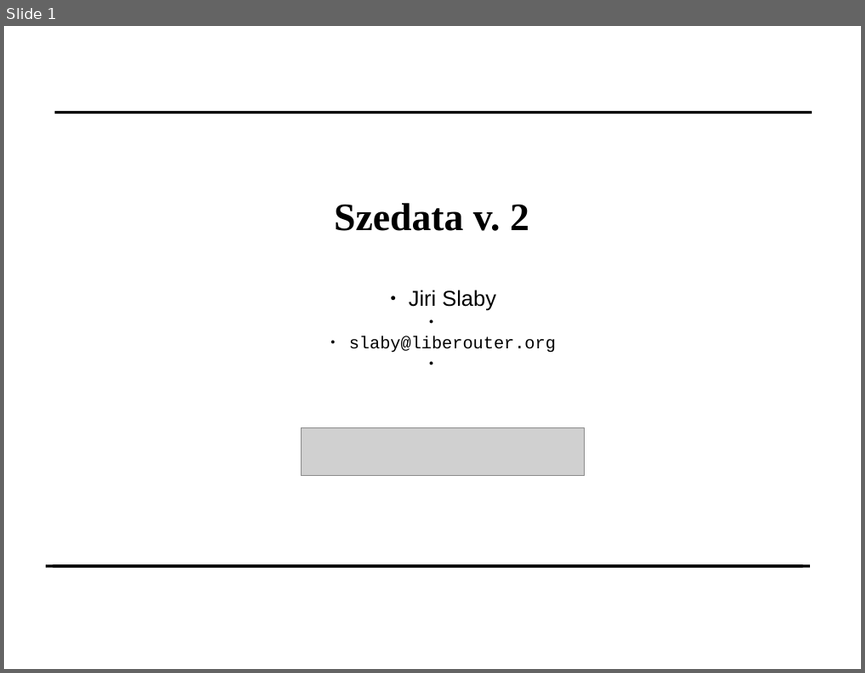
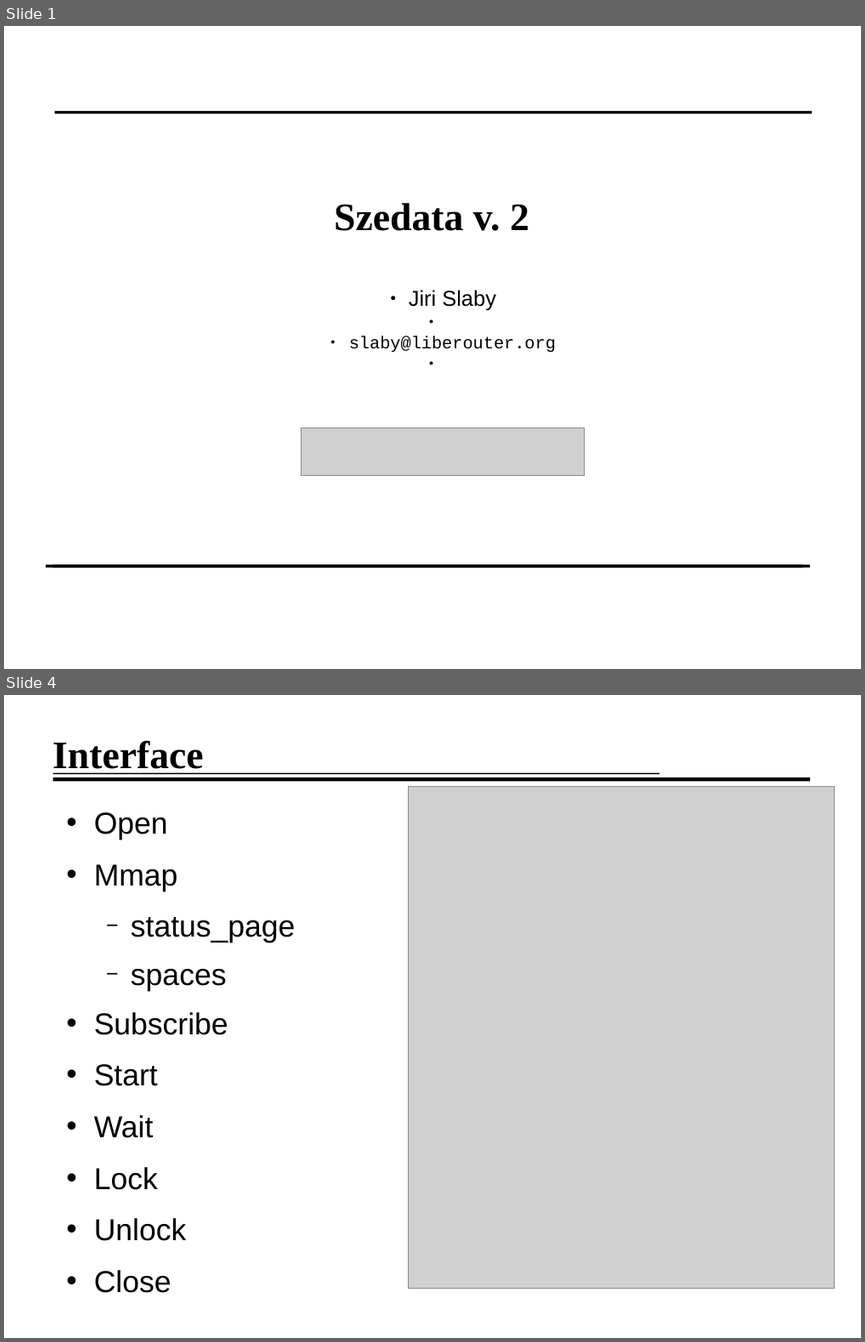
Before and after one commit to jirislaby/writings, a slide deck: presentation/seminar.odp. Shown one above the other, each under a label of ours: slide 1 before the commit, slides 1 and 4 after it; the slides between them are not shown. The pictures are 865x673 and 865x1342 pixels, drawn with LibreOffice and Linux fonts; fonts in the diff are those of the drawing; grey boxes stand for pictures; background and template pictures are left out. Boxes give left, top, right and bottom in pixels: in the first picture for what was removed or moved away, otherwise in the second. Text is boxed around its words. In the diff, an @@ line names an element or a change of style, - is before the commit and + after.

```diff
--- a/presentation/seminar.odp
+++ b/presentation/seminar.odp
@@ slide 4 added at [4,695,861,1338], background #FFFFFF @@
@@ title added at [52,741,204,774], 36 pt, text #000000, bold @@
+Interface
@@ line added from (53, 779) to (811, 779), #000000 3.69 pt @@
@@ line added from (53, 773) to (659, 773), #000000 1.13 pt @@
@@ picture added at [409,787,834,1288] @@
@@ text added at [94,812,296,1241], 28 pt, text #000000 @@
+• Open
+• Mmap
+  − status_page
+  − spaces
+• Subscribe
+• Start
+• Wait
+• Lock
+• Unlock
+• Close
```
Also in this commit, not shown: 7 other slides added, 1 slide removed.
